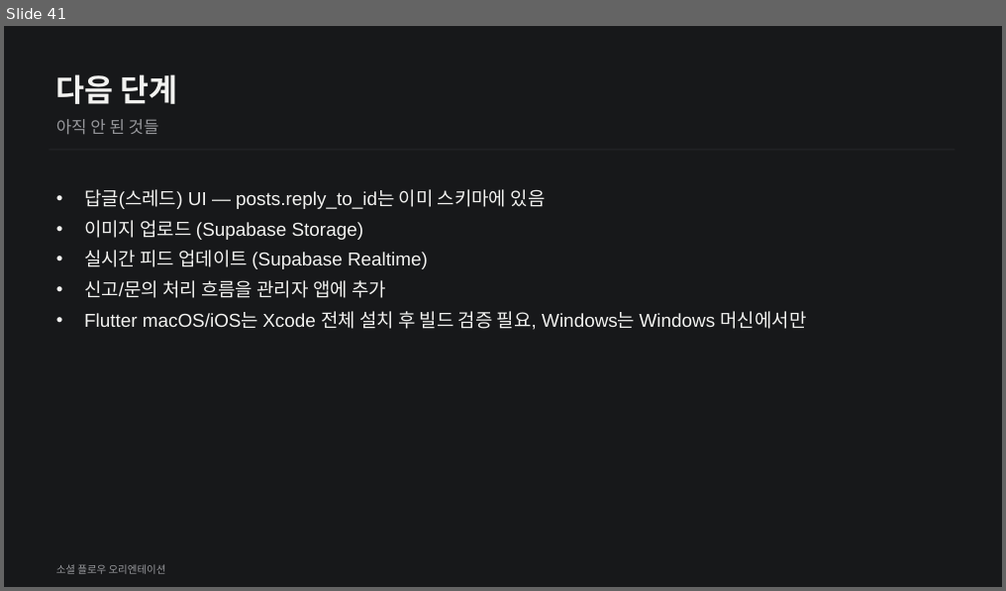
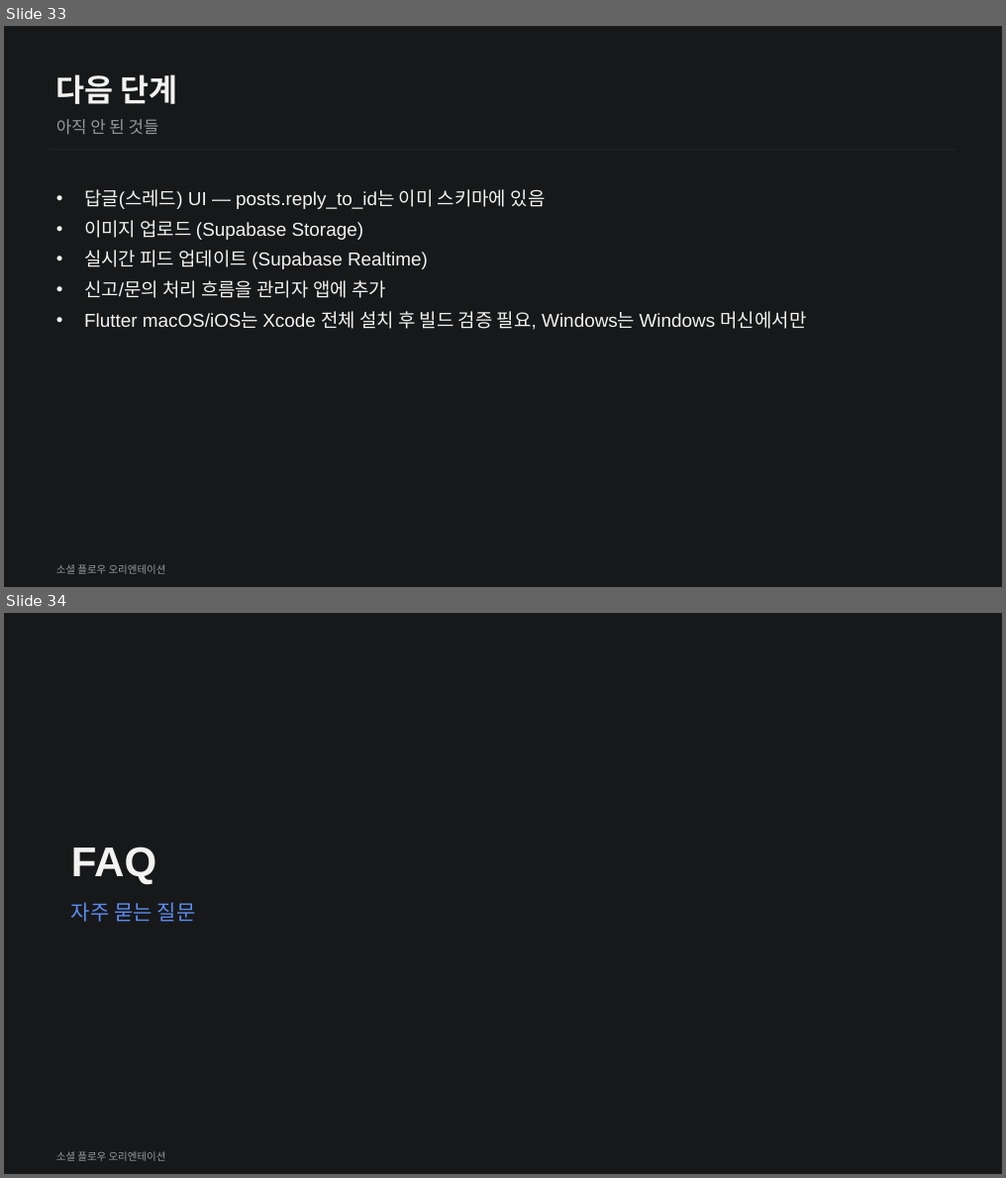
Before and after one commit to white100s/social_flow, a slide deck: docs/social-flow-orientation.pptx. Shown one above the other, each under a label of ours: slide 41 before the commit, slides 33 and 34 after it. The pictures are 1006x591 and 1006x1178 pixels, drawn with LibreOffice and Linux fonts; fonts in the diff are those of the drawing. Boxes give left, top, right and bottom in pixels: in the first picture for what was removed or moved away, otherwise in the second. Text is boxed around its words. In the diff, an @@ line names an element or a change of style, - is before the commit and + after.

```diff
--- a/docs/social-flow-orientation.pptx
+++ b/docs/social-flow-orientation.pptx
@@ slide 34 added at (4,613,1002,1174), background #17181A @@
@@ text added at (71,847,156,884), 40 pt, text #F2F2F0, bold @@
+FAQ
@@ text added at (71,902,196,922), 20 pt, text #5B8DEF @@
+자주 묻는 질문
@@ text added at (56,1152,166,1161), 10 pt, text #98999D @@
+소셜 플로우 오리엔테이션
@@ what was slide 41 is now slide 33 @@
```
Also in this commit, not shown: 2 slides changed, 19 other slides added, 2 other files.
